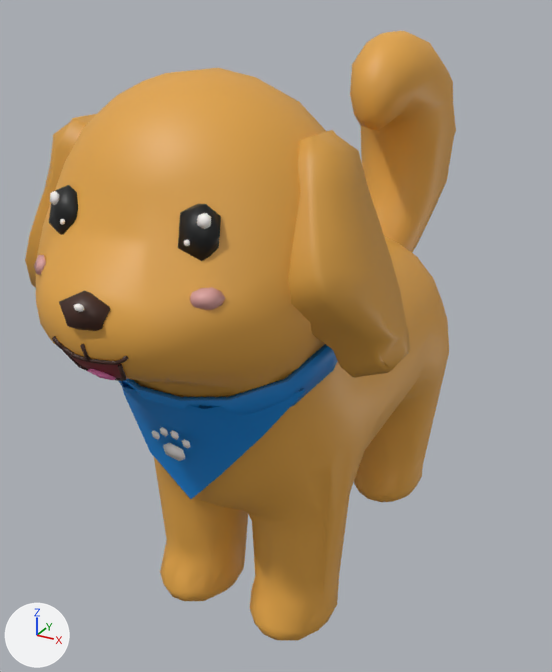
The FBX model Assets/Art/PANDANIN/köpek malzemeleri/tatliş köpke2.fbx, before and after one commit.
One viewpoint serves both versions: a 50 mm lens placed at (0.359, -0.726, 0.634), pointed at (-0.026, -0.028, 0.285). The axes (+X, +Y, +Z) are drawn at lower left. The lights are the same throughout. The first picture is the older version.

In view in the first picture: 'GoldenDog_LP'.
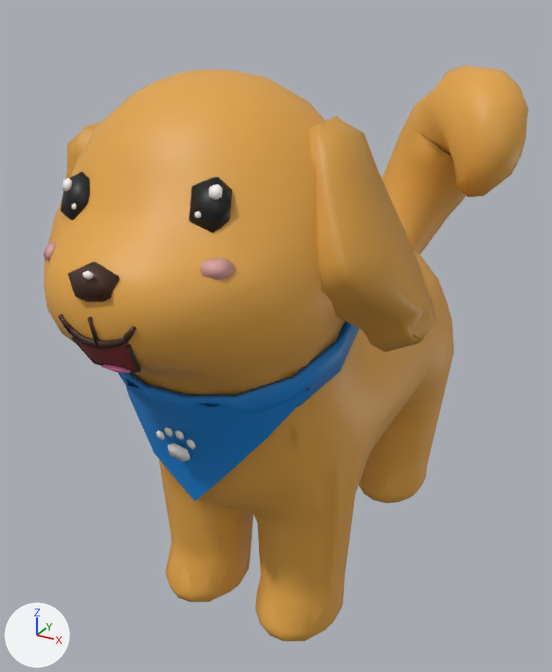
Location of each change, (x1, y1, x2, y2) in pixels of the pictures (552 x 672 px; the box of a moved part takes in the faces that stretch with it):
'GoldenDog_LP', reshaped, turned, rescaled
    before: (25, 31, 456, 640)
    after: (43, 65, 528, 641)
part 1 of me_goldendog_lp, moved or reshaped
    before: (49, 185, 78, 235)
    after: (60, 172, 90, 220)
part 2 of me_goldendog_lp, moved or reshaped
    before: (50, 191, 60, 205)
    after: (62, 178, 72, 192)
part 3 of me_goldendog_lp, moved or reshaped
    before: (60, 219, 65, 225)
    after: (71, 203, 77, 210)
part 4 of me_goldendog_lp, moved or reshaped
    before: (34, 255, 46, 274)
    after: (43, 242, 56, 260)
part 5 of me_goldendog_lp, moved or reshaped
    before: (178, 204, 221, 261)
    after: (189, 177, 232, 233)
part 6 of me_goldendog_lp, moved or reshaped
    before: (197, 213, 211, 229)
    after: (209, 184, 222, 200)
part 7 of me_goldendog_lp, moved or reshaped
    before: (184, 239, 190, 246)
    after: (195, 211, 201, 218)
part 8 of me_goldendog_lp, moved or reshaped
    before: (190, 287, 225, 310)
    after: (200, 257, 235, 280)
part 9 of me_goldendog_lp, moved or reshaped
    before: (59, 291, 110, 331)
    after: (68, 261, 119, 302)
part 10 of me_goldendog_lp, moved or reshaped
    before: (73, 303, 84, 312)
    after: (83, 271, 93, 280)
part 11 of me_goldendog_lp, moved or reshaped
    before: (87, 369, 116, 380)
    after: (101, 364, 132, 373)
part 12 of me_goldendog_lp, moved or reshaped
    before: (25, 31, 456, 640)
    after: (44, 65, 528, 641)

What changed in the scene script:
```text
Change me_goldendog_lp:
    remove me_goldendog_lp.from_pydata(...)  # 2930 vertices, 4193 faces; spans x -0.188..0.186, y -0.367..0.358, z 0.0..0.6
    add me_goldendog_lp.from_pydata(...)  # 2930 vertices, 4193 faces; spans x -17.99..19.55, y 0.069..58.348, z -35.496..35.942
    me_goldendog_lp part 1: the loose piece of 12 vertices spanning x -0.078..-0.046, y -0.307..-0.288, z 0.466..0.506 is multiplied about its middle by the matrix ((99.758, 0.605, -6.932), (6.951, -13.307, 98.867), (-0.324, -99.109, -13.317)), then moved by (-5.932, 49.691, 28.033)
    me_goldendog_lp part 2: the loose piece of 12 vertices spanning x -0.074..-0.063, y -0.304..-0.298, z 0.49..0.501 is multiplied about its middle by the matrix ((99.758, 0.605, -6.932), (6.95, -13.307, 98.867), (-0.324, -99.109, -13.317)), then moved by (-6.663, 50.645, 28.232)
    me_goldendog_lp part 3: the loose piece of 12 vertices spanning x -0.06..-0.055, y -0.308..-0.305, z 0.478..0.483 is multiplied about its middle by the matrix ((99.758, 0.605, -6.932), (6.95, -13.307, 98.867), (-0.324, -99.109, -13.317)), then moved by (-5.458, 49.266, 29.028)
    me_goldendog_lp part 4: the loose piece of 12 vertices spanning x -0.088..-0.068, y -0.322..-0.308, z 0.438..0.452 is multiplied about its middle by the matrix ((99.758, 0.606, -6.932), (6.951, -13.307, 98.867), (-0.324, -99.109, -13.317)), then moved by (-7.262, 45.782, 30.343)
    me_goldendog_lp part 5: the loose piece of 12 vertices spanning x 0.044..0.079, y -0.307..-0.288, z 0.466..0.506 is multiplied about its middle by the matrix ((99.758, 0.606, -6.932), (6.951, -13.307, 98.867), (-0.324, -99.109, -13.317)), then moved by (6.263, 50.551, 28.005)
    me_goldendog_lp part 6: the loose piece of 12 vertices spanning x 0.063..0.074, y -0.304..-0.299, z 0.49..0.501 is multiplied about its middle by the matrix ((99.758, 0.605, -6.932), (6.951, -13.307, 98.867), (-0.324, -99.109, -13.317)), then moved by (6.856, 51.597, 28.203)
    me_goldendog_lp part 7: the loose piece of 12 vertices spanning x 0.055..0.06, y -0.308..-0.306, z 0.478..0.483 is multiplied about its middle by the matrix ((99.758, 0.605, -6.932), (6.951, -13.307, 98.867), (-0.324, -99.109, -13.317)), then moved by (5.859, 50.062, 29.002)
    me_goldendog_lp part 8: the loose piece of 12 vertices spanning x 0.067..0.089, y -0.323..-0.307, z 0.438..0.453 is multiplied about its middle by the matrix ((99.758, 0.606, -6.932), (6.951, -13.307, 98.867), (-0.324, -99.109, -13.317)), then moved by (8.141, 46.866, 30.302)
    me_goldendog_lp part 9: the loose piece of 12 vertices spanning x -0.021..0.021, y -0.365..-0.337, z 0.417..0.449 is multiplied about its middle by the matrix ((99.758, 0.605, -6.932), (6.951, -13.307, 98.867), (-0.324, -99.109, -13.317)), then moved by (0.5, 45.63, 34.062)
    me_goldendog_lp part 10: the loose piece of 12 vertices spanning x 0.002..0.01, y -0.367..-0.362, z 0.439..0.445 is multiplied about its middle by the matrix ((99.758, 0.606, -6.932), (6.951, -13.307, 98.867), (-0.324, -99.109, -13.317)), then moved by (1.022, 46.755, 35.27)
    me_goldendog_lp part 11: the loose piece of 12 vertices spanning x -0.013..0.013, y -0.35..-0.336, z 0.374..0.386 is multiplied about its middle by the matrix ((99.758, -1.356, -6.825), (6.951, 14.856, 98.646), (-0.324, -98.881, 14.914)), then moved by (0.965, 38.811, 33.288)
    me_goldendog_lp part 12: 2798 of 2930 vertices moved; they spanned x -0.188..0.186, y -0.36..0.358, z 0.0..0.6 and now span x -17.99..19.55, y 0.069..58.348, z -35.496..35.694; mean shift (1.006, 27.639, 6.587); largest move (-0.035, 0.313, 0.555) -> (9.105, 55.426, -29.713)
Change ob_goldendog_lp:
    ob_goldendog_lp.rotation_euler: (0.0, 0.0, 0.0) -> (1.571, 0.0, 0.0)  # degrees (0, 0, 0) -> degrees (90, 0, 0)
    ob_goldendog_lp.scale: (1.0, 1.0, 1.0) -> (0.01, 0.01, 0.01)
```
